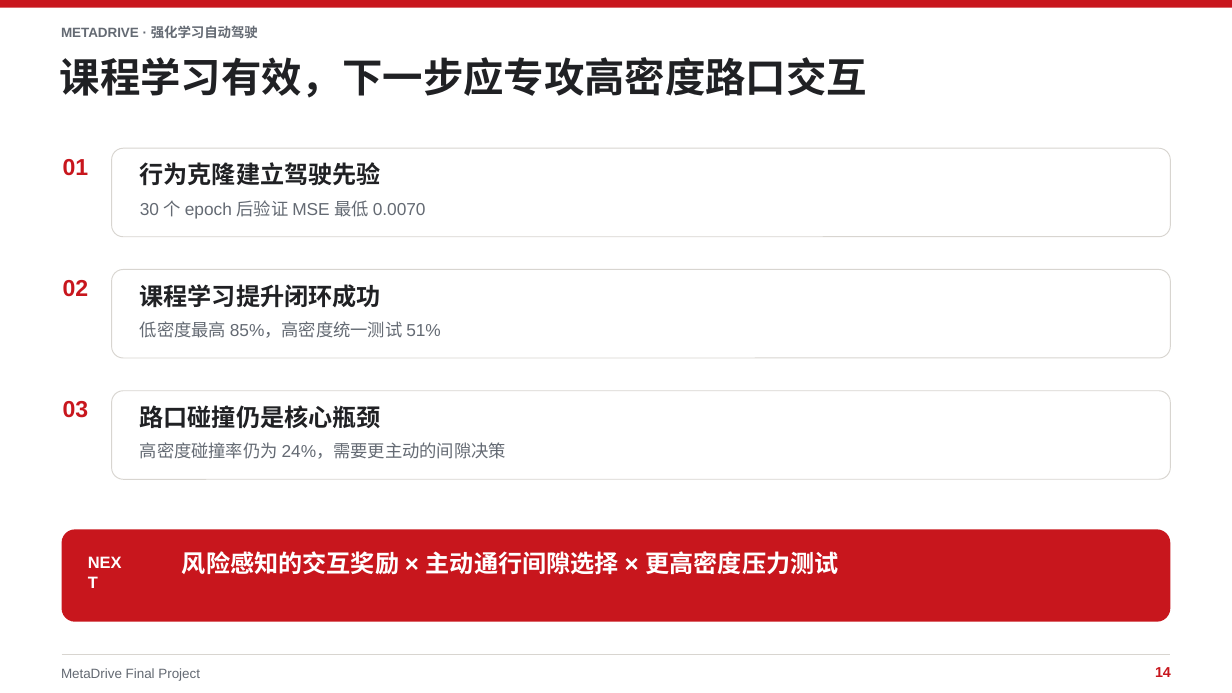
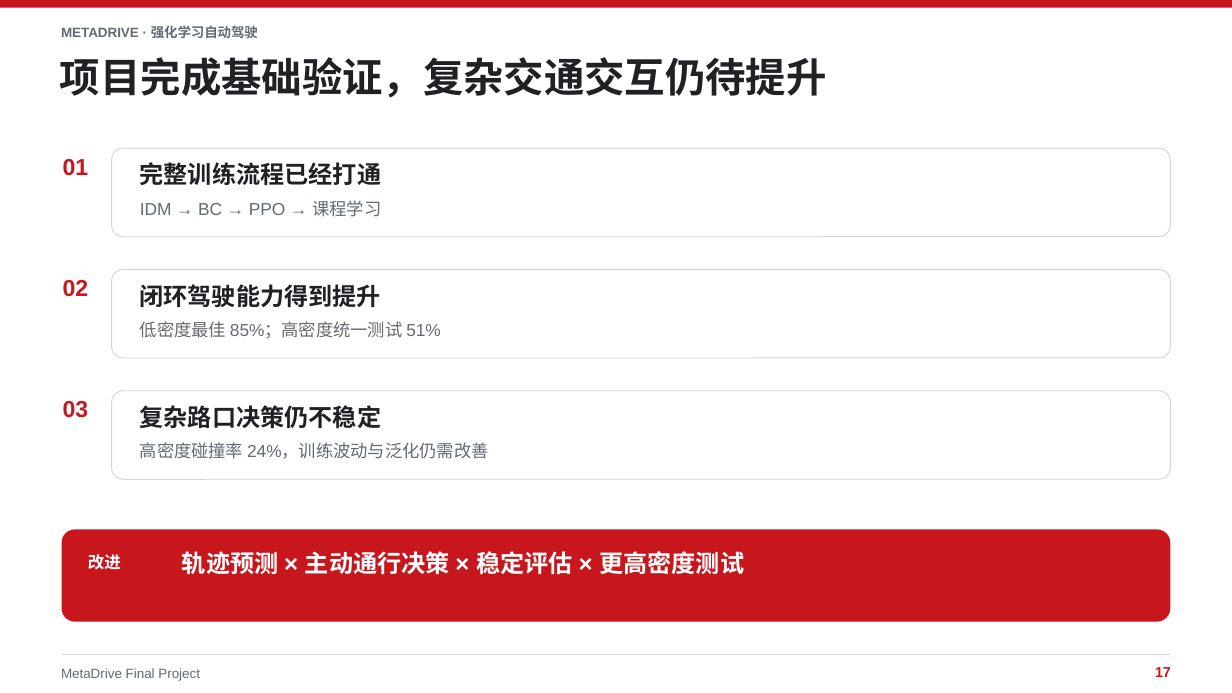
Before and after one commit to xiaoli11155/MetaDrive-FinalProject, a slide deck: slide 17 of ppt/MetaDrive_强化学习自动驾驶_最终汇报.pptx (slide 14 before the commit). Drawn at 1232x693 pixels with LibreOffice and Linux fonts; fonts in the diff are those of the drawing. Boxes give left, top, right and bottom in pixels: in the first picture for what was removed or moved away, otherwise in the second. Text is boxed around its words. In the diff, an @@ line names an element or a change of style, - is before the commit and + after.

```diff
--- a/ppt/MetaDrive_强化学习自动驾驶_最终汇报.pptx
+++ b/ppt/MetaDrive_强化学习自动驾驶_最终汇报.pptx
@@ text at bbox=[60, 57, 827, 98]: text changed @@
-课程学习有效，下一步应专攻高密度路口交互
+项目完成基础验证，复杂交通交互仍待提升
@@ text at bbox=[140, 162, 382, 185]: text changed @@
-行为克隆建立驾驶先验
+完整训练流程已经打通
@@ text at bbox=[140, 200, 381, 217]: text changed @@
-30 个 epoch 后验证 MSE 最低 0.0070
+IDM → BC → PPO → 课程学习
@@ text at bbox=[140, 284, 381, 308]: text changed @@
-课程学习提升闭环成功
+闭环驾驶能力得到提升
@@ text at bbox=[140, 321, 441, 339]: text changed @@
-低密度最高 85%，高密度统一测试 51%
+低密度最佳 85%；高密度统一测试 51%
@@ text at bbox=[140, 405, 382, 428]: text changed @@
-路口碰撞仍是核心瓶颈
+复杂路口决策仍不稳定
@@ text at bbox=[140, 442, 489, 459]: text changed @@
-高密度碰撞率仍为 24%，需要更主动的间隙决策
+高密度碰撞率 24%，训练波动与泛化仍需改善
@@ text at bbox=[88, 554, 121, 570]: text changed @@
-NEXT
+改进
@@ text at bbox=[182, 551, 744, 575]: text changed @@
-风险感知的交互奖励 × 主动通行间隙选择 × 更高密度压力测试
+轨迹预测 × 主动通行决策 × 稳定评估 × 更高密度测试
@@ text at bbox=[1155, 667, 1171, 677]: text changed @@
-14
+17
```
Also in this commit, not shown: 11 other slides changed, 3 slides added.
